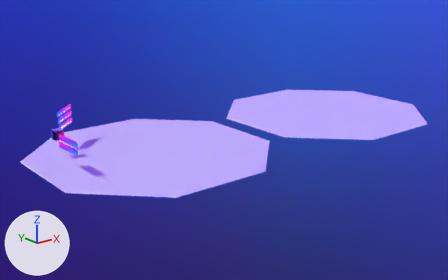
Two versions of the glTF model example/assets/example.glb, one commit apart.
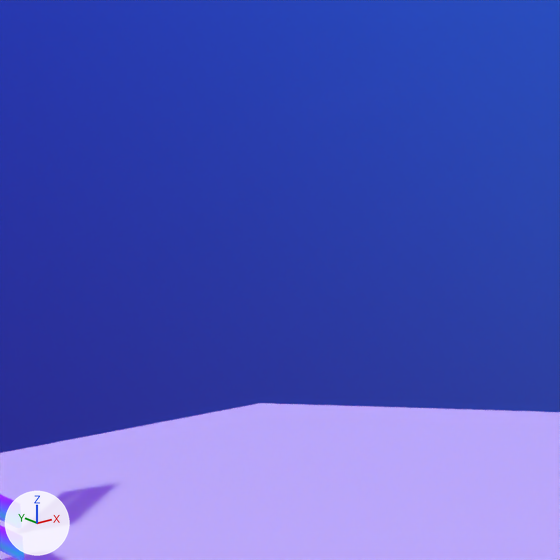
Each version is shown whole from a 50 mm lens placed at (-18.62, -28.78, 18.76), pointed at (5.86, 1.82, 6.52), then close up on the part from 16% to 46% of the width and 8% to 56% of the height. Arrows for +X, +Y and +Z are at lower left; the lights stay in place. Where no turn or scale is listed for an object, it has been applied to the vertices.
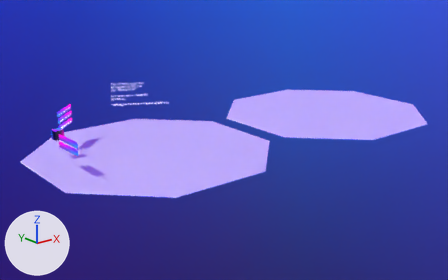
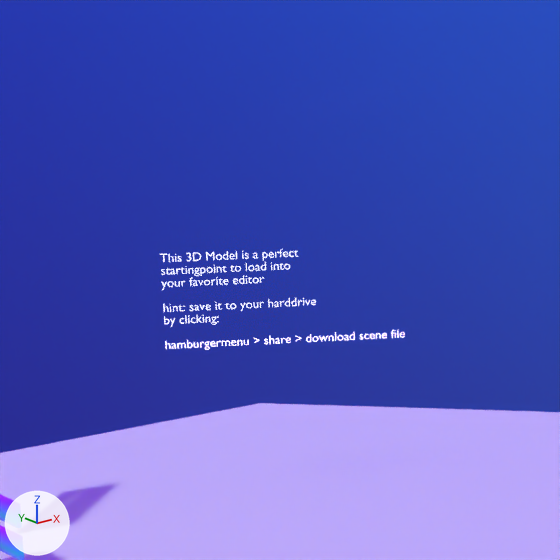
Edits to the scene script, one JSON object a line:
```json
{"op": "add", "block": "me_text_001", "code": ["me_text_001 = bpy.data.meshes.new('Text.001')", "me_text_001.from_pydata(...)  # 5433 vertices, 5233 faces; spans x 0.0..3.18, y -1.63..0.0, z -1.35..0.13", "me_text_001.materials.append(mat_white)  # white #ffffff"]}
{"op": "add", "block": "ob_text_005", "code": ["ob_text_005 = bpy.data.objects.new('Text.005', me_text_001)", "ob_text_005.location = (-0.55, 4.99, 10.54)"]}
```

Location of each change, [x1, y1, x2, y2] in pixels of the close-ups (560 x 560 px):
```json
{"object": "Text.005", "change": "added", "after": [160, 249, 405, 350]}
```
